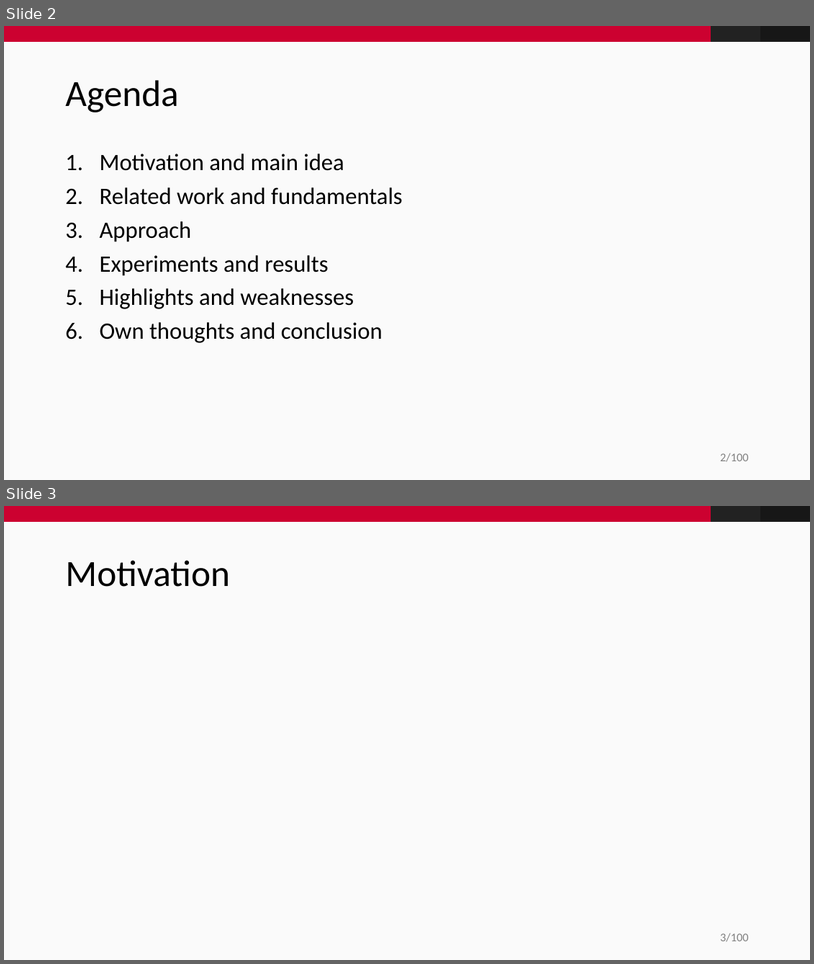
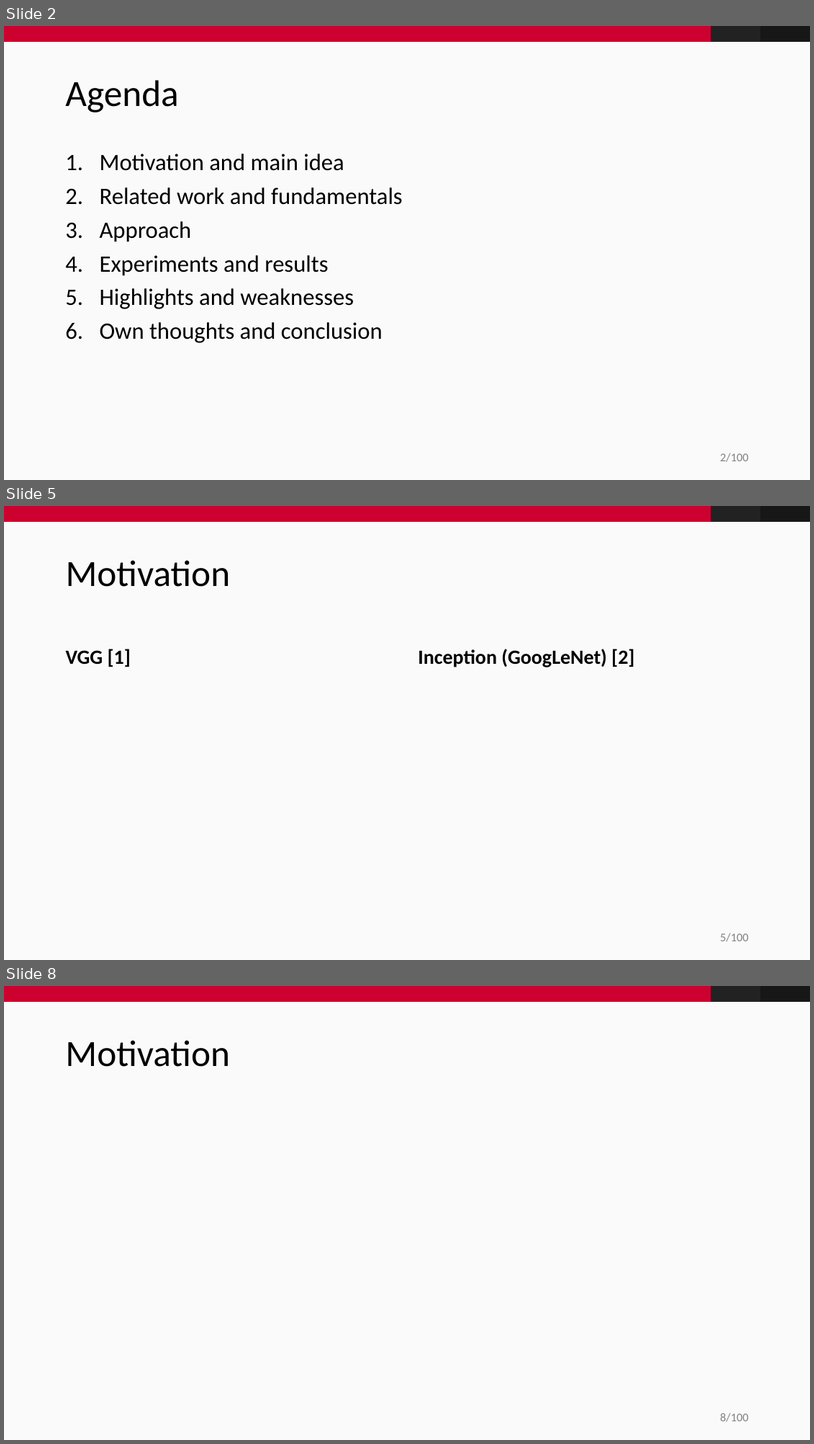
Before and after one commit to fidsusj/CVDL-Seminar, a slide deck: presentation/presentation.pptx. Shown one above the other, each under a label of ours: slides 2 and 3 before the commit, slides 2, 5 and 8 after it; the slides between them are not shown. The pictures are 814x964 and 814x1444 pixels, drawn with LibreOffice and Linux fonts; fonts in the diff are those of the drawing; background and template pictures are left out. Boxes give left, top, right and bottom in pixels: in the first picture for what was removed or moved away, otherwise in the second. Text is boxed around its words. In the diff, an @@ line names an element or a change of style, - is before the commit and + after.

Commit message:
Presentation: started motivation

```diff
--- a/presentation/presentation.pptx
+++ b/presentation/presentation.pptx
@@ slide 5 added at (4, 506, 810, 960), background #FAFAFA; not listed: 4 template elements that a slide beside it also shows @@
@@ title added at (66, 560, 231, 587), 44 pt, text #000000 @@
+Motivation
@@ text added at (66, 649, 131, 667), 24 pt, text #000000, bold @@
+VGG [1]
@@ text added at (418, 649, 635, 667), 24 pt, text #000000, bold @@
+Inception (GoogLeNet) [2]
@@ what was slide 3 is now slide 8 @@
@@ page number at (720, 1413, 748, 1422): text changed @@
-3/100
+8/100
```
Also in this commit, not shown: 5 other slides added, 1 slide removed.
